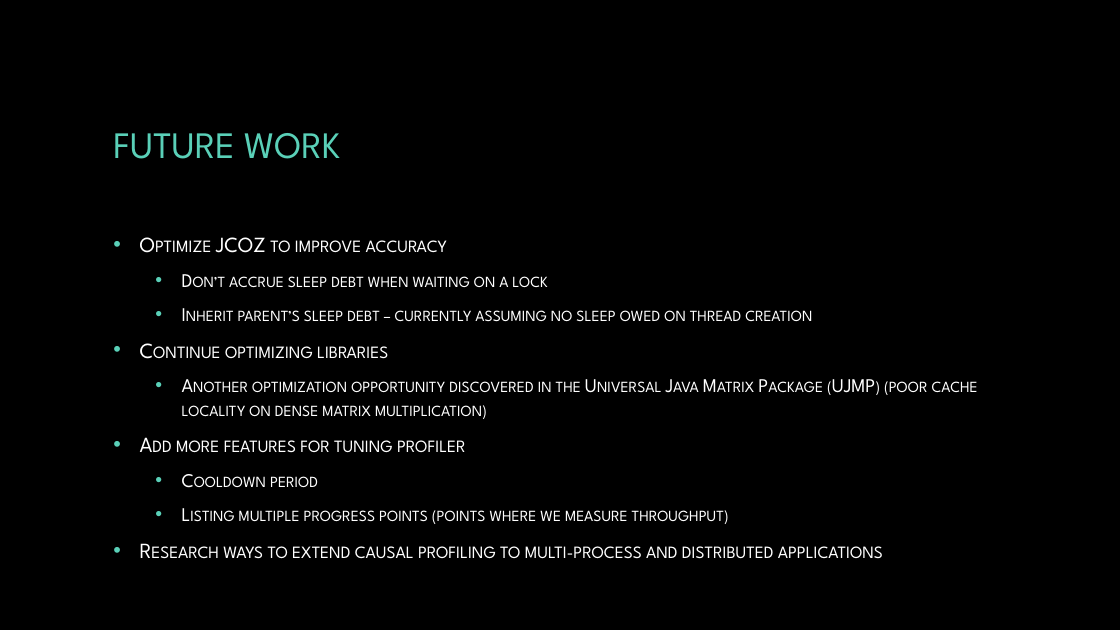
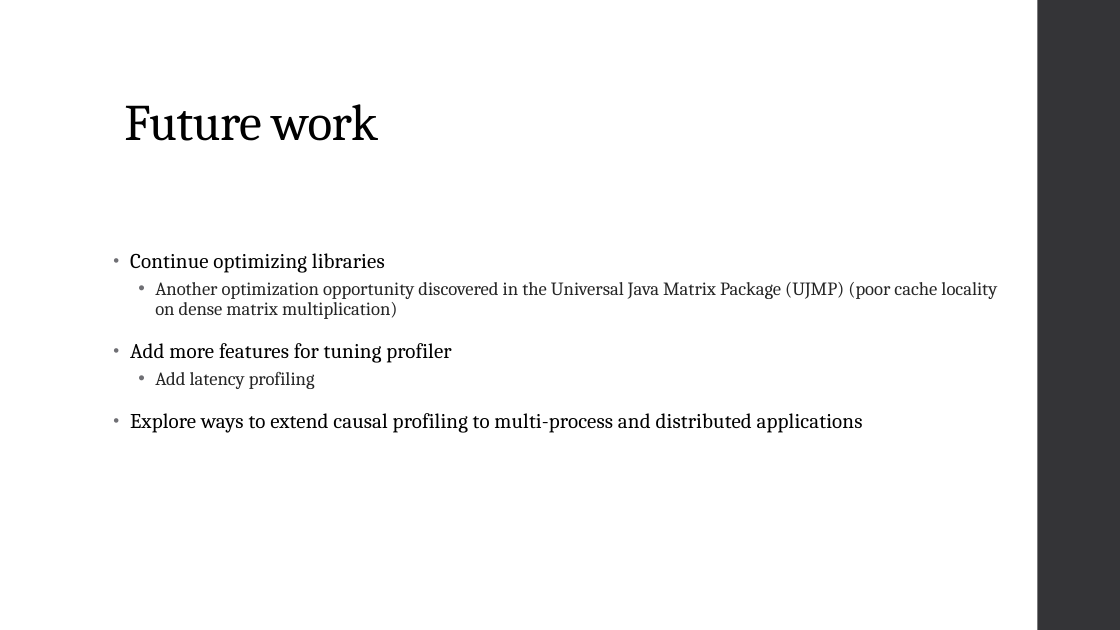
Before and after one commit to Byte-Lab/JCoz, a slide deck: slide 22 of project_presentation.pptx (slide 30 before the commit). Drawn at 1120x630 pixels with LibreOffice and Linux fonts; fonts in the diff are those of the drawing; background and template pictures are left out. Boxes give left, top, right and bottom in pixels: in the first picture for what was removed or moved away, otherwise in the second. Text is boxed around its words. In the diff, an @@ line names an element or a change of style, - is before the commit and + after.

```diff
--- a/project_presentation.pptx
+++ b/project_presentation.pptx
@@ background picture (left out) to #FFFFFF @@
@@ rectangle added at bbox=[1038, 0, 1120, 630], fill #353537 @@
@@ title "Future work" at bbox=[124, 104, 378, 141]: vertical alignment middle to bottom @@
@@ title at bbox=[124, 104, 378, 141]: text changed; size 32 to 44 pt; font League Spartan to Cambria; text colour #5AD0B8 to #000000 @@
-FUTURE WORK
+Future work
@@ text at bbox=[193, 237, 812, 321]: paragraphs removed @@
-• Optimize JCOZ to improve accuracy
-  • Don’t accrue sleep debt when waiting on a lock
-  • Inherit parent’s sleep debt – currently assuming no sleep owed on thread creation
@@ text "Continue optimizing libraries" at bbox=[130, 253, 997, 433]: vertical alignment middle to top @@
@@ text at bbox=[130, 253, 997, 363]: size 18.5 to 18 pt, text colour #FFFFFF to #000000, letter spacing 0 to 0.1 pt in "Continue optimizing libraries", "Add more features for tuning profiler"; font League Spartan to Cambria, small capitals off in "Continue optimizing libraries", "Another optimization opportunity discovered in the Universal ...", "Add more features for tuning profiler"; size 16.6 to 16 pt, text colour #FFFFFF to #262626 in "Another optimization opportunity discovered in the Universal ..."; indent changed; line spacing 1 to 0.95; more space between paragraphs; bullet colour #5AD0B8 to #6F6F74; line spacing 1 to 0.9; less space between paragraphs @@
@@ text at bbox=[130, 372, 863, 433]: text changed; size 18.5 to 18 pt; font League Spartan to Cambria; text colour #FFFFFF to #000000 @@
-  • Cooldown period
-  • Listing multiple progress points (points where we measure throughput)
-• Research ways to extend causal profiling to multi-process and distributed applications
+  • Add latency profiling
+• Explore ways to extend causal profiling to multi-process and distributed applications
```
Also in this commit, not shown: 21 other slides changed, 6 slides added, 10 slides removed, 17 other files.
